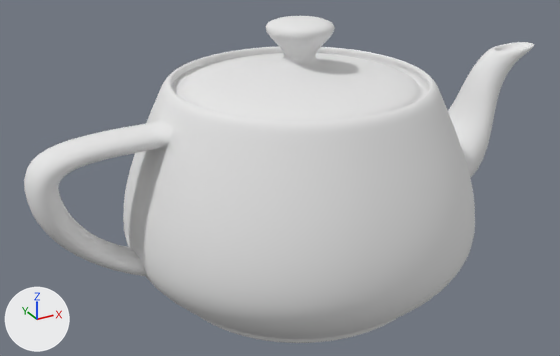
The OBJ model models/teapot.obj as it was, and as the next commit left it.
Camera for both pictures: a camera (50 mm lens) standing at (-11.14, -18.72, 13.56) and looking at (-0.41, 0.79, 3.8). The lights are fixed; the arrows at lower left show +X, +Y and +Z. Where no turn or scale is listed for an object, it has been applied to the vertices.

Before the edit, the objects in view are built like this:
```python
me_utahteapot = bpy.data.meshes.new('Utahteapot')
me_utahteapot.from_pydata(...)  # 4719 vertices, 9438 faces; spans x -8.1..9.5, y -4.9..6.0, z 0.2..8.8
me_utahteapot.materials.append(mat_none)  # white #e7e7e7
ob_utahteapot = bpy.data.objects.new('Utahteapot', me_utahteapot)
ob_utahteapot.location = (0.0, 0.0, 0.0)
```
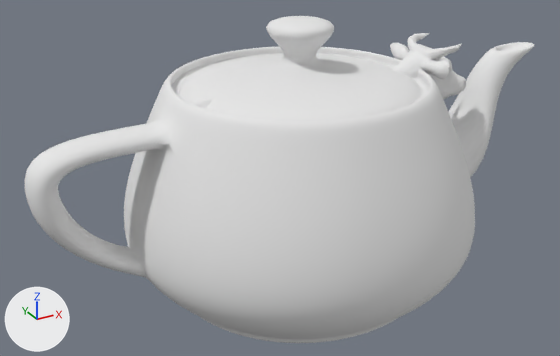
The newer file is also turned or shifted as a whole; pictures and numbers use the older file's frame.

What changed in the scene script:
```text
Add mat_none_001:
    mat_none_001 = principled_material('None.001')
    mat_none_001.base_color = (0.8, 0.8, 0.8)  # white #e7e7e7
    mat_none_001.roughness = 1.0
Add me_cow_002:
    me_cow_002.from_pydata(...)  # 2903 vertices, 5804 faces; spans x -4.45..6.01, y -1.7..1.7, z -3.64..2.76
    me_cow_002.materials.append(mat_none_001)  # white #e7e7e7
Add ob_cow_002:
    ob_cow_002 = bpy.data.objects.new('cow.002', me_cow_002)
    ob_cow_002.location = (0.0, -0.01, 5.0)
```

What differs and where, as boxes (x1, y1, x2, y2) in the pictures (560 x 356 px):
'cow.002', added
    after: (193, 33, 466, 109)
